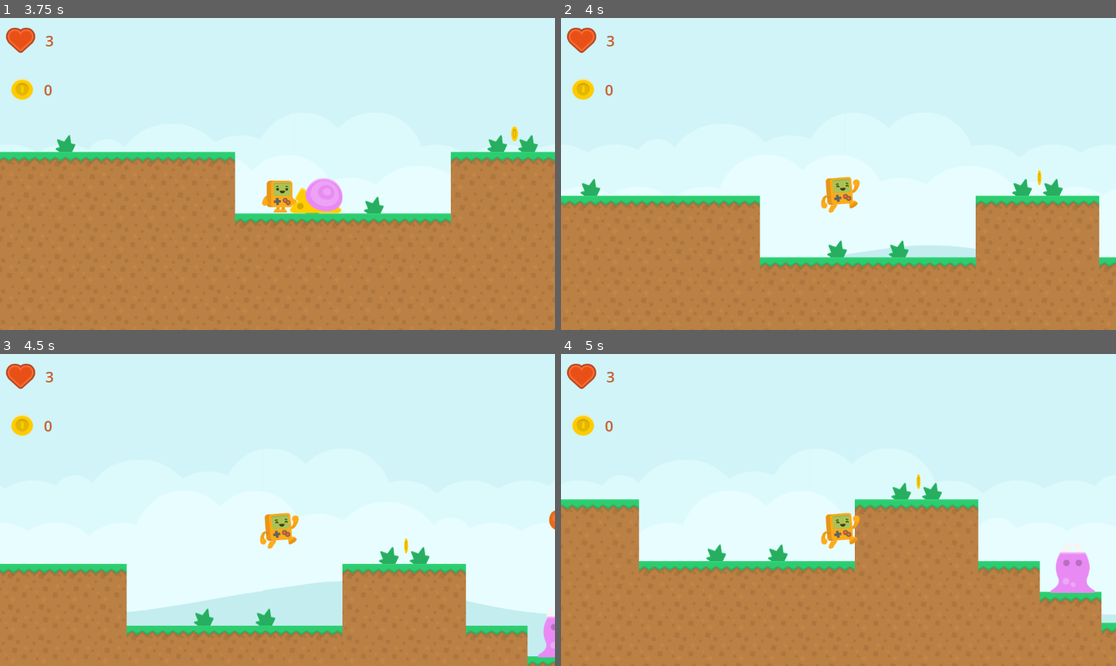
Above: before the commit, frames 1-4 (two rows, left to right).
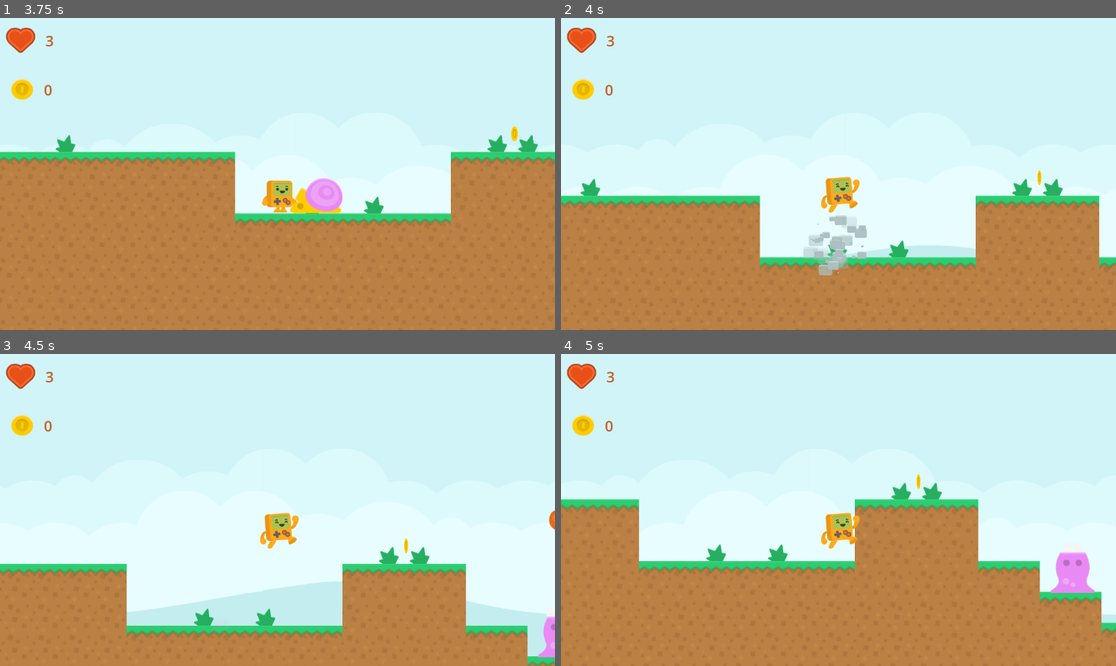
Above: after the commit, the same moments.

Repository: most025/bitbot-adventure
Game: Godot game, scene res://menues/main_menues.tscn
Two runs of this game, one before a commit and one after it. Both use one fixed random seed, a clock stepped at 60 frames per second and the inputs below.
Inputs:
- Up to frame 1 (3.75 s): click "Jugar" at 0.5 s; tap Enter (ui_accept) at 1.25, 1.52, 2.27 s; hold Right (ui_right) 1.28-2.78 s; hold Left (ui_left) 2.78-3.53 s; hold Right (ui_right) from 3.53 s (still down)
- Up to frame 2 (4 s): keep holding Right (ui_right); tap Enter (ui_accept) at 3.77 s
- Up to frame 3 (4.5 s): keep holding Right (ui_right)
- Up to frame 4 (5 s): keep holding Right (ui_right); tap Enter (ui_accept) at 4.52 s

Frame 1 is identical in both runs. In frame 2, 1.0% of the frame differs, in the area x 43-56%, y 63-83%; in frame 3, less than 0.1%; in frame 4, nothing differs.

Commit message:
Sistema de partículas
-Se ha agregado el sistema de
 partículas y se ha implementado al
 nivel.

-Se agrego parametrización a los
 enemigos.

Diff:
--- a/Scene/enemies/bee.gd
+++ b/Scene/enemies/bee.gd
@@ -1,6 +1,6 @@
 extends Area2D
 
-var  Speed= 100
+@export var  Speed= 100
 # Called when the node enters the scene tree for the first time.
 func _ready() -> void:
 	pass # Replace with function body.
--- a/Scene/enemies/snail.gd
+++ b/Scene/enemies/snail.gd
@@ -1,7 +1,7 @@
 extends CharacterBody2D
 
 
-const SPEED = 100.0
+@export var speed = 100.0
 var direction= -1
 
 func _physics_process(delta: float) -> void:
@@ -17,6 +17,6 @@
 				direction= -1
 				$AnimatedSprite2D.flip_h= false
 
-	velocity.x = direction * SPEED
+	velocity.x = direction * speed
 
 	move_and_slide()
--- a/Scene/main/player.gd
+++ b/Scene/main/player.gd
@@ -1,8 +1,10 @@
 extends CharacterBody2D
 
 const SPEED = 300.0
+const EnemyExplosion= preload("res://Scene/vfx/enemy_explosion.tscn")
 const JUMP_VELOCITY = -500.0
 var gravity=800.0
+
 
 var last_checkpoint_position= Vector2.ZERO
 
@@ -67,6 +69,9 @@
 		enemy.queue_free()
 		velocity.y=JUMP_VELOCITY
 		Sound.play("EnemyKill")
+		var Explosion=EnemyExplosion.instantiate()
+		Explosion.global_position=enemy.global_position+30*Vector2.UP
+		add_child(Explosion)
 	else:
 		lose()
 # Función que permite la colición con eneigos aereos.
--- /dev/null
+++ b/Scene/vfx/enemy_explosion.gd
@@ -0,0 +1,7 @@
+extends CPUParticles2D
+
+func _ready() -> void:
+	emitting= true
+
+func _on_finished() -> void:
+	queue_free()
--- /dev/null
+++ b/Scene/vfx/enemy_explosion.tscn
@@ -0,0 +1,29 @@
+[gd_scene load_steps=5 format=3 uid="uid://rq2m082dnsxv"]
+
+[ext_resource type="Texture2D" uid="uid://x1n42tcmonu" path="res://assets/vfx/brickGrey.png" id="1_ymljq"]
+[ext_resource type="Script" path="res://Scene/vfx/enemy_explosion.gd" id="2_jgqm1"]
+
+[sub_resource type="Curve" id="Curve_w4g8i"]
+_data = [Vector2(0.0267857, 0), 0.0, 0.0, 0, 0, Vector2(0.991071, 1), 0.0, 0.0, 0, 0]
+point_count = 2
+
+[sub_resource type="Gradient" id="Gradient_18dkk"]
+offsets = PackedFloat32Array(0.684564, 1)
+colors = PackedColorArray(1, 1, 1, 1, 1, 1, 1, 0)
+
+[node name="EnemyExplosion" type="CPUParticles2D"]
+top_level = true
+emitting = false
+amount = 50
+lifetime = 0.5
+one_shot = true
+preprocess = 0.25
+texture = ExtResource("1_ymljq")
+emission_shape = 1
+emission_sphere_radius = 64.0
+gravity = Vector2(0, 0)
+scale_amount_curve = SubResource("Curve_w4g8i")
+color_ramp = SubResource("Gradient_18dkk")
+script = ExtResource("2_jgqm1")
+
+[connection signal="finished" from="." to="." method="_on_finished"]
Binary file added: assets/vfx/brickGrey.png
Not shown, added: assets/vfx/brickGrey.png.import
